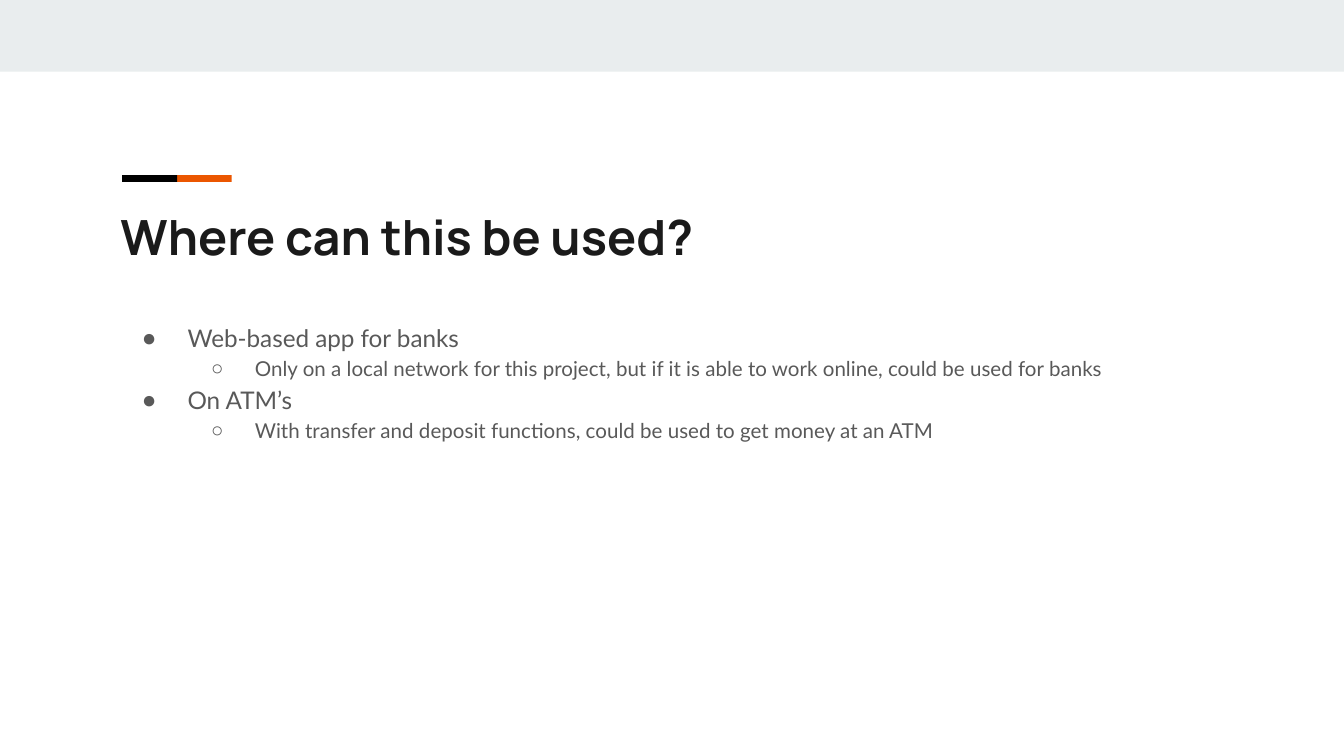
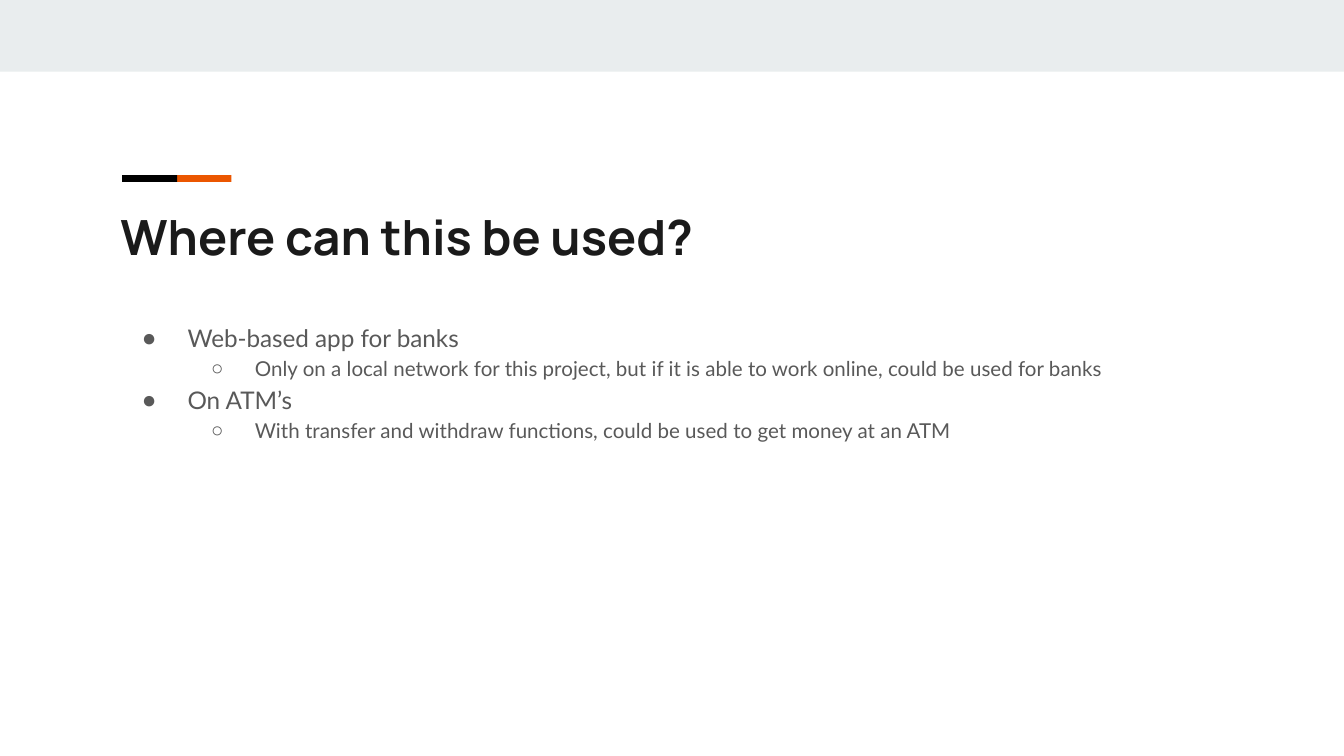
Before and after one commit to myasw/NetworkingSemesterProject, a slide deck: slide 3 of BankPresentation.pptx. Drawn at 1344x756 pixels with LibreOffice and Linux fonts; fonts in the diff are those of the drawing. Boxes give left, top, right and bottom in pixels: in the first picture for what was removed or moved away, otherwise in the second. Text is boxed around its words. In the diff, an @@ line names an element or a change of style, - is before the commit and + after.

Commit message:
Edited word of PowerPoint

```diff
--- a/BankPresentation.pptx
+++ b/BankPresentation.pptx
@@ text at (255,423,951,442): text changed @@
-  ○ With transfer and deposit functions, could be used to get money at an ATM
+  ○ With transfer and withdraw functions, could be used to get money at an ATM
```
